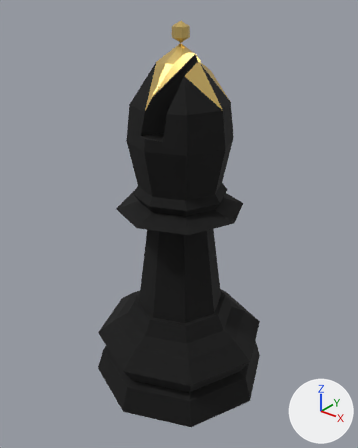
One commit to the glTF model app/src/main/assets/models/gercek5_b_b.glb: the scene before it, then after it.
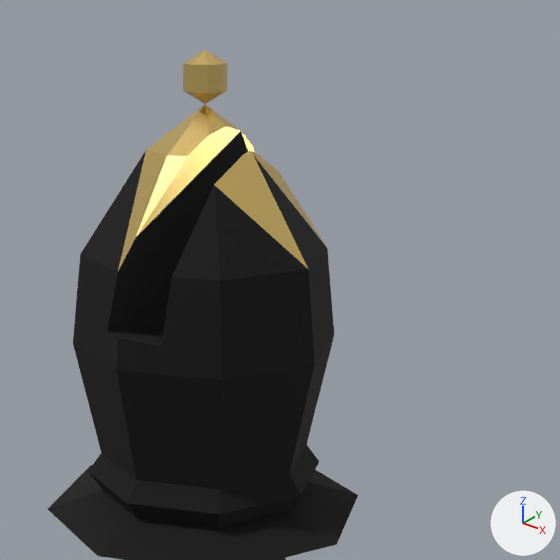
Each version is shown whole from a 50 mm camera at (0.683, -0.86, 0.969) aimed at (0.0, -0.006, 0.44), then close up on the part from 27% to 91% of the width and 0% to 51% of the height. Arrows for +X, +Y and +Z are at lower right; the lights stay in place. The older version's two pictures come first. Vertices at exactly the same position are counted once.

In view in the first close-up: 'b_b'.
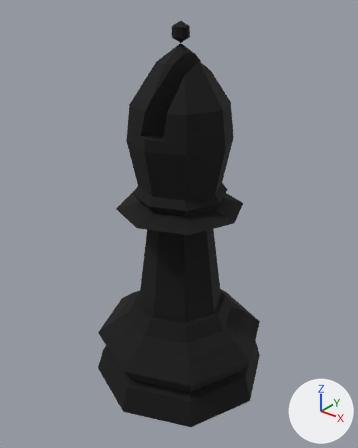
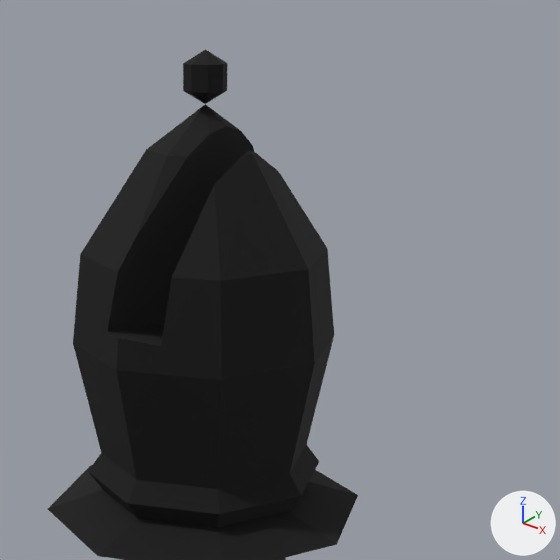
Boxes [x1, y1, x2, y2] around the edits, measured in the close-ups (560 x 560 px):
part 1 of me_white_bishop_003_cylinder_011_mesh, recoloured (yellow to black)
    both: [118, 49, 326, 271]

Diff of the bpy script that builds the scene:
```diff
--- a/app/src/main/assets/models/gercek5_b_b.glb.py
+++ b/app/src/main/assets/models/gercek5_b_b.glb.py
@@ me_white_bishop_003_cylinder_011_mesh @@
 me_white_bishop_003_cylinder_011_mesh.from_pydata(...)  # 173 vertices, 340 faces; spans x -0.23..0.23, y -0.23..0.23, z 0.0..0.9
 # used by ob_b_b; location = (0.0, 0.0, 0.0)
+# me_white_bishop_003_cylinder_011_mesh part 1: all 62 faces that had it switch from mat_tepe_altin (yellow #ebcb7c) to mat_black_piece (black #000000)
```
